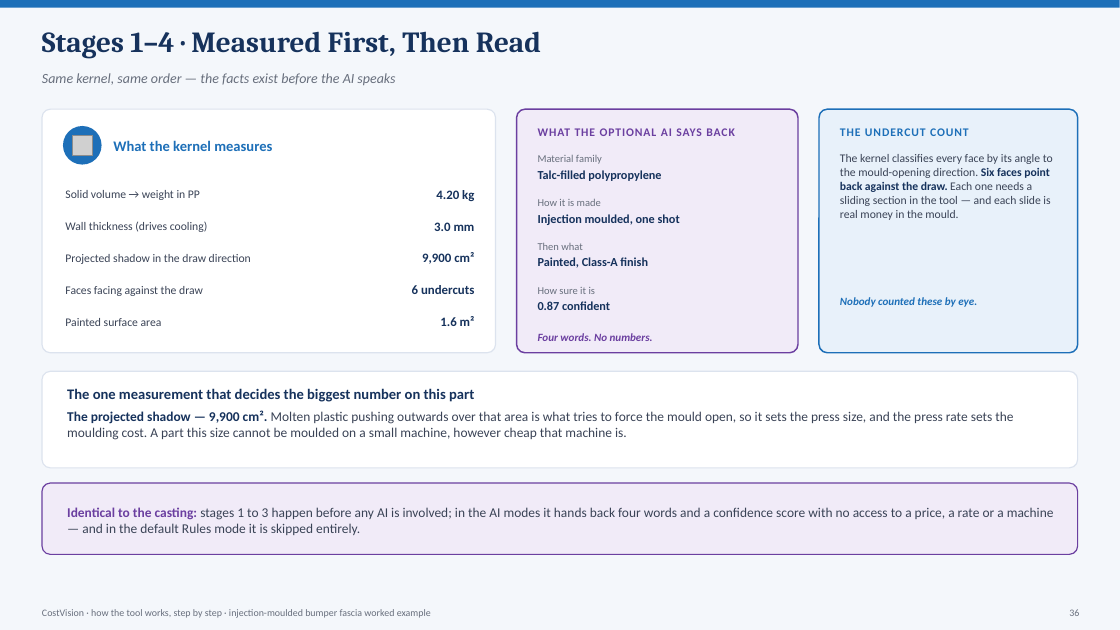
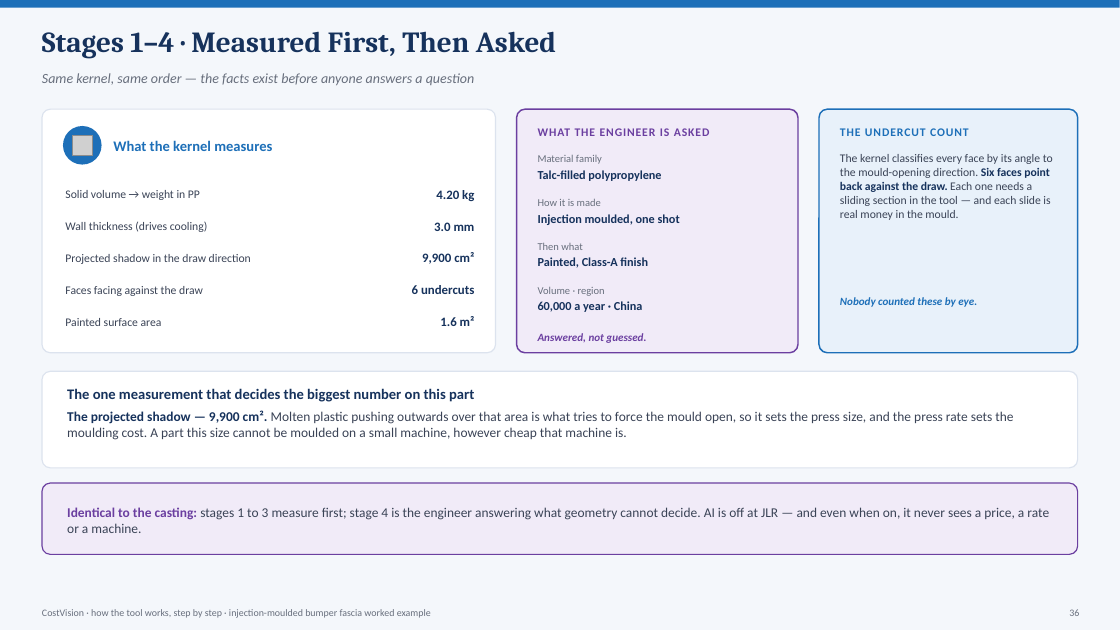
Before and after one commit to bhosaleavinash546/leamington-marathi, a slide deck: slide 36 of CostVision-Workflow-Explained.pptx. Drawn at 1120x630 pixels with LibreOffice and Linux fonts; fonts in the diff are those of the drawing; grey boxes stand for pictures. Boxes give left, top, right and bottom in pixels: in the first picture for what was removed or moved away, otherwise in the second. Text is boxed around its words. In the diff, an @@ line names an element or a change of style, - is before the commit and + after.

```diff
--- a/CostVision-Workflow-Explained.pptx
+++ b/CostVision-Workflow-Explained.pptx
@@ text at (x1=42, y1=31, x2=556, y2=59): text changed @@
-Stages 1–4 · Measured First, Then Read
+Stages 1–4 · Measured First, Then Asked
@@ text at (x1=42, y1=73, x2=474, y2=85): text changed @@
-Same kernel, same order — the facts exist before the AI speaks
+Same kernel, same order — the facts exist before anyone answers a question
@@ text at (x1=538, y1=128, x2=710, y2=136): text changed @@
-WHAT THE OPTIONAL AI SAYS BACK
+WHAT THE ENGINEER IS ASKED
@@ text at (x1=538, y1=287, x2=605, y2=296): text changed @@
-How sure it is
+Volume · region
@@ text at (x1=538, y1=301, x2=642, y2=312): text changed @@
-0.87 confident
+60,000 a year · China
@@ text at (x1=538, y1=333, x2=646, y2=343): text changed @@
-Four words. No numbers.
+Answered, not guessed.
@@ text at (x1=67, y1=507, x2=1049, y2=533): text changed @@
-Identical to the casting: stages 1 to 3 happen before any AI is involved; in the AI modes it hands back four words and a confidence score with no access to a price, a rate or a machine — and in the default Rules mode it is skipped entirely.
+Identical to the casting: stages 1 to 3 measure first; stage 4 is the engineer answering what geometry cannot decide. AI is off at JLR — and even when on, it never sees a price, a rate or a machine.
```
Also in this commit, not shown: 47 other slides changed, 1 other file.
